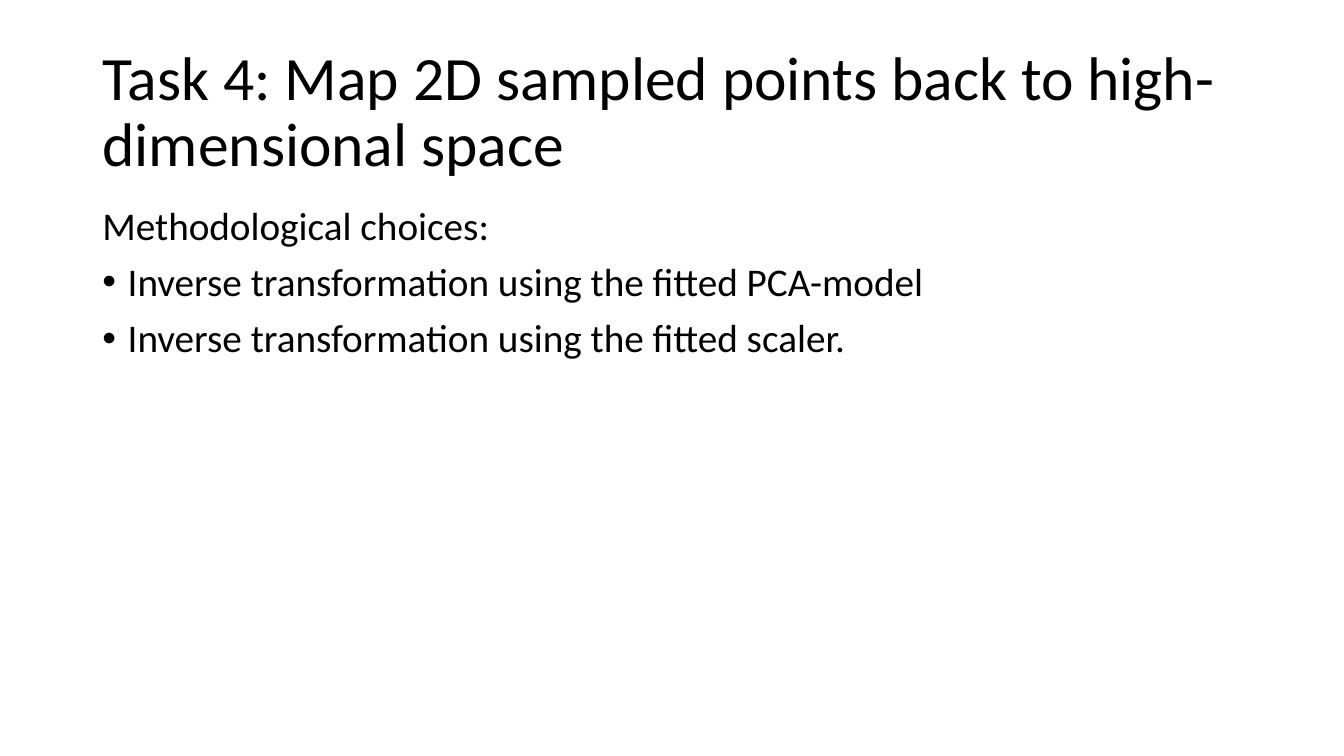
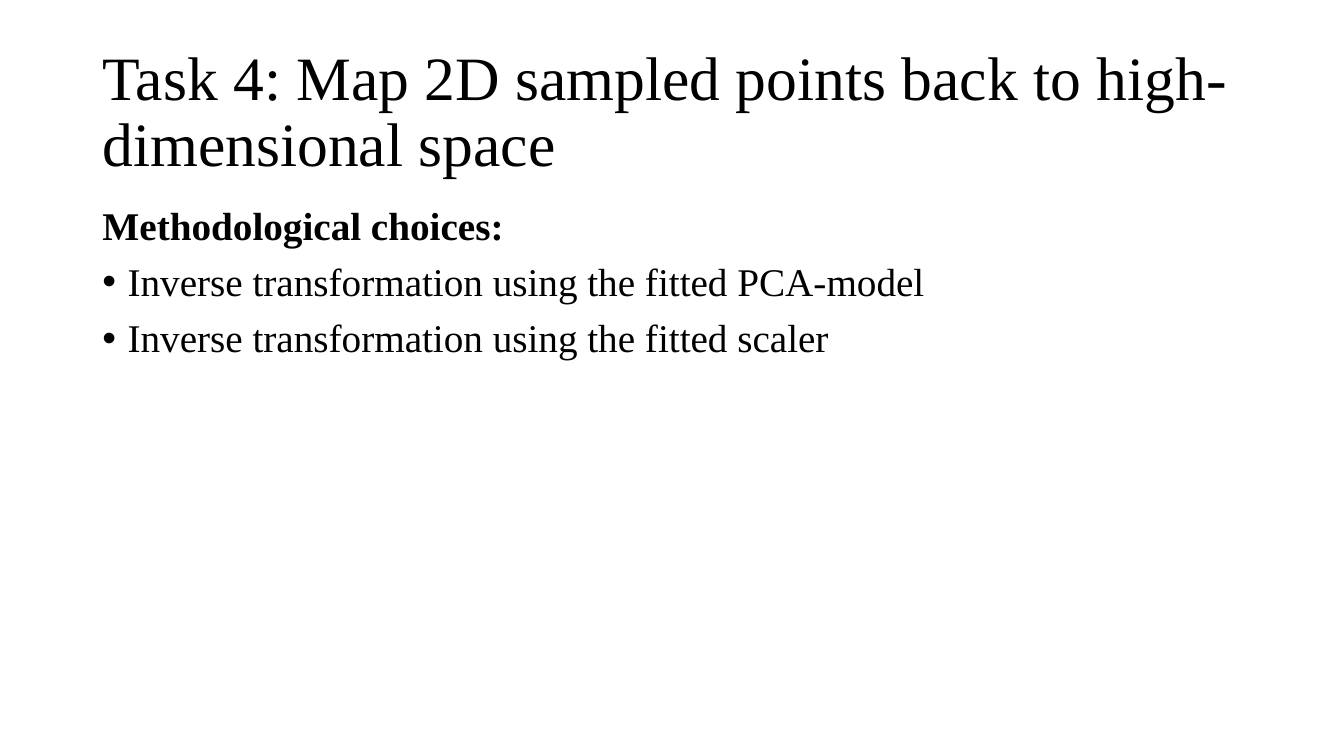
Before and after one commit to MikkoNaerhi/PoliticalPartyPCA-DimensionReduction, a slide deck: slide 10 of Presentation.pptx. Drawn at 1344x756 pixels with LibreOffice and Linux fonts; fonts in the diff are those of the drawing. Boxes give left, top, right and bottom in pixels: in the first picture for what was removed or moved away, otherwise in the second. Text is boxed around its words. In the diff, an @@ line names an element or a change of style, - is before the commit and + after.

```diff
--- a/Presentation.pptx
+++ b/Presentation.pptx
@@ title "Task 4: Map 2D sampled ..." at bbox=[102, 57, 1227, 178]: font Calibri to Times New Roman @@
@@ text at bbox=[102, 212, 924, 304]: font Calibri to Times New Roman in "Methodological choices:", "Inverse transformation using the fitted PCA-model"; bold on in "Methodological choices:" @@
@@ text at bbox=[128, 324, 828, 360]: text changed; font Calibri to Times New Roman @@
-• Inverse transformation using the fitted scaler.
+• Inverse transformation using the fitted scaler
```
Also in this commit, not shown: 14 other slides changed, 1 slide removed.
